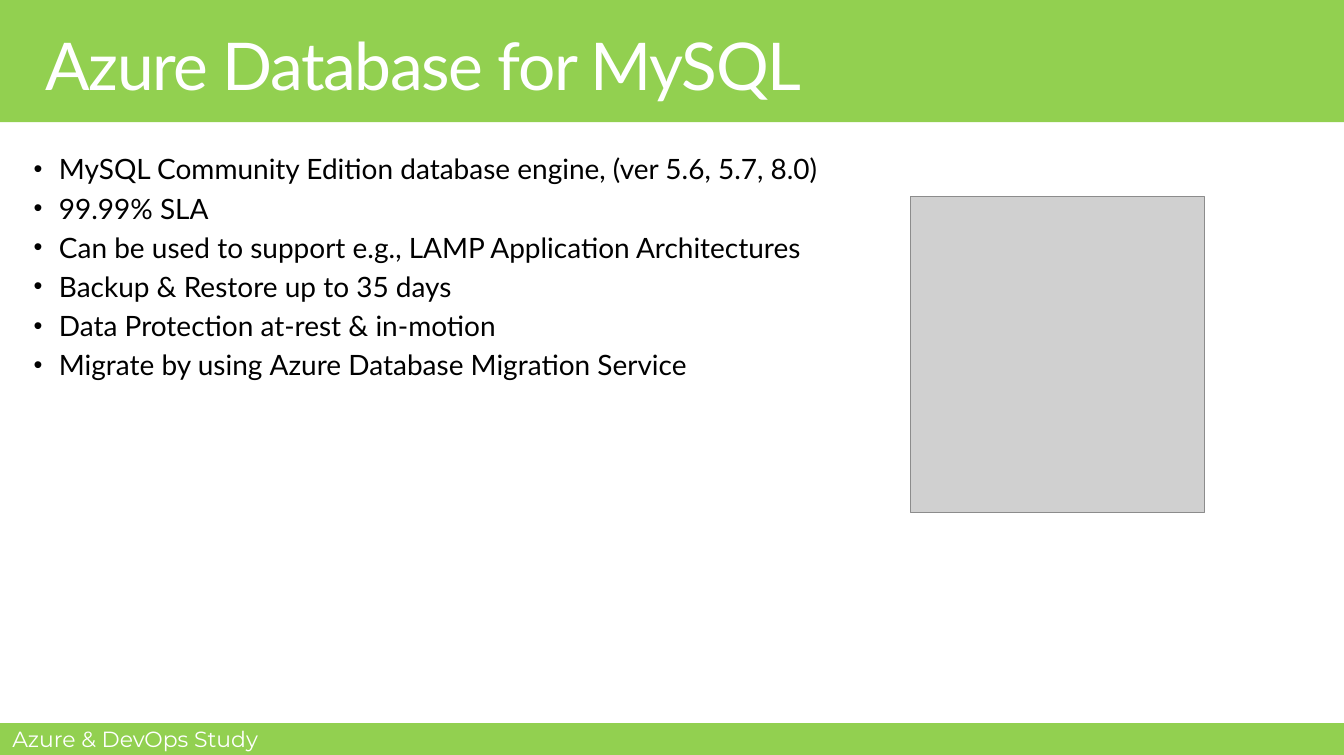
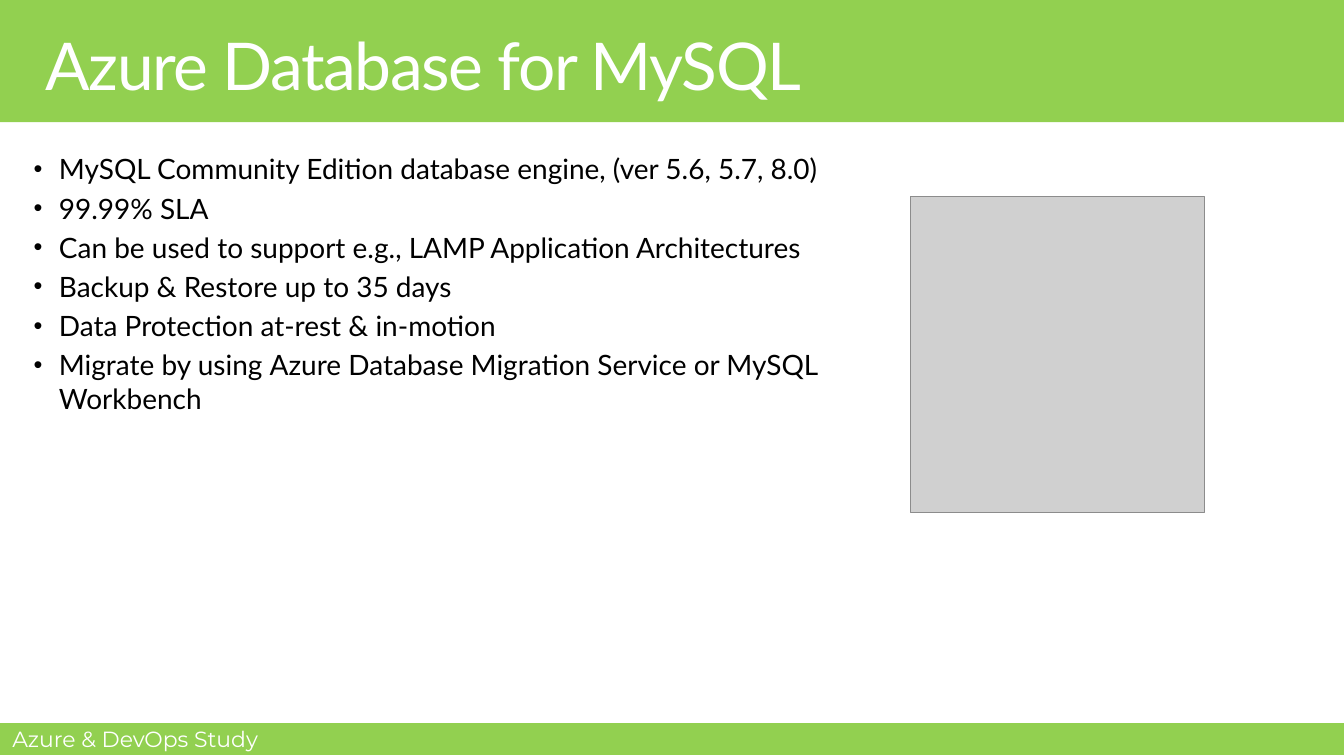
Before and after one commit to MohamedRadwan-DevOps/Azure-DevOps-Study-Group, a slide deck: slide 11 of AZ-900/Module-1/M1-L8-Overview of Azure Database and Analytics Services.pptx (slide 10 before the commit). Drawn at 1344x755 pixels with LibreOffice and Linux fonts; fonts in the diff are those of the drawing; grey boxes stand for pictures; background and template pictures are left out. Boxes give left, top, right and bottom in pixels: in the first picture for what was removed or moved away, otherwise in the second. Text is boxed around its words. In the diff, an @@ line names an element or a change of style, - is before the commit and + after.

```diff
--- a/AZ-900/Module-1/M1-L8-Overview of Azure Database and Analytics Services.pptx
+++ b/AZ-900/Module-1/M1-L8-Overview of Azure Database and Analytics Services.pptx
@@ text at (59, 354, 818, 410): text changed @@
-• Migrate by using Azure Database Migration Service
+• Migrate by using Azure Database Migration Service or MySQL Workbench
```
Also in this commit, not shown: 7 other slides changed, 4 slides added.
